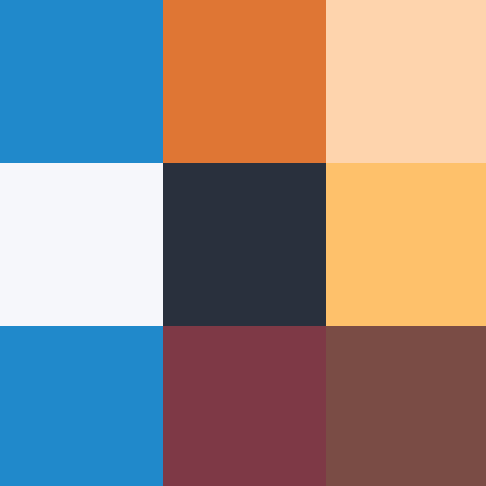
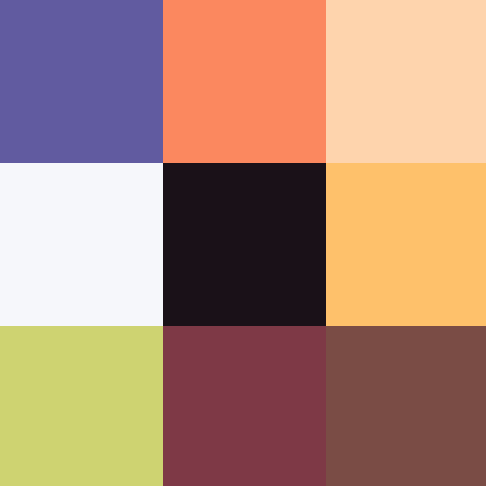
Layer changes from the first 486×486 image to the second:
added layer "Layer 1 copy 5" above "Layer 1 copy 4" over [0,0,326,486]
painted on "Layer 1 copy 4" over [0,0,326,486]
